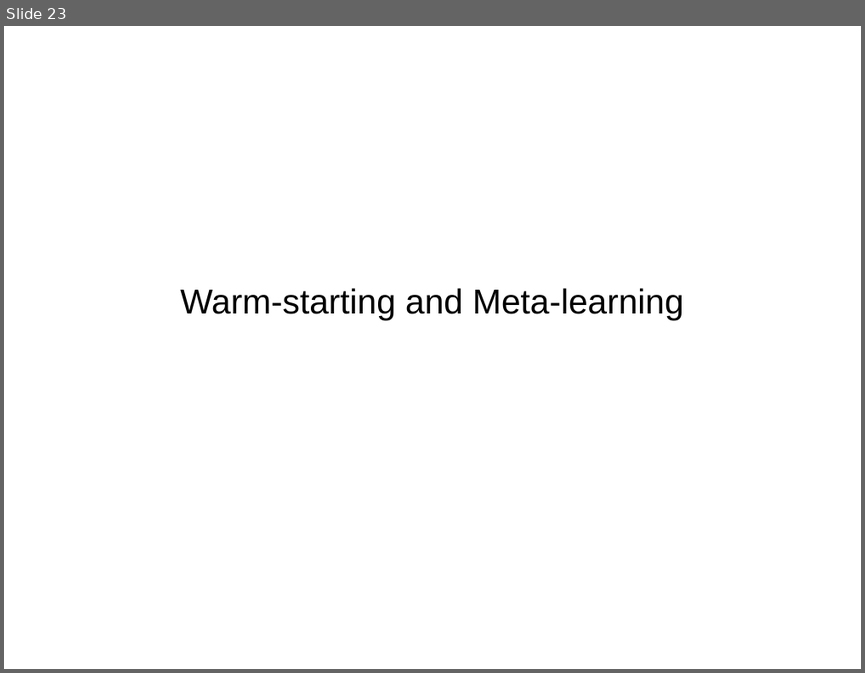
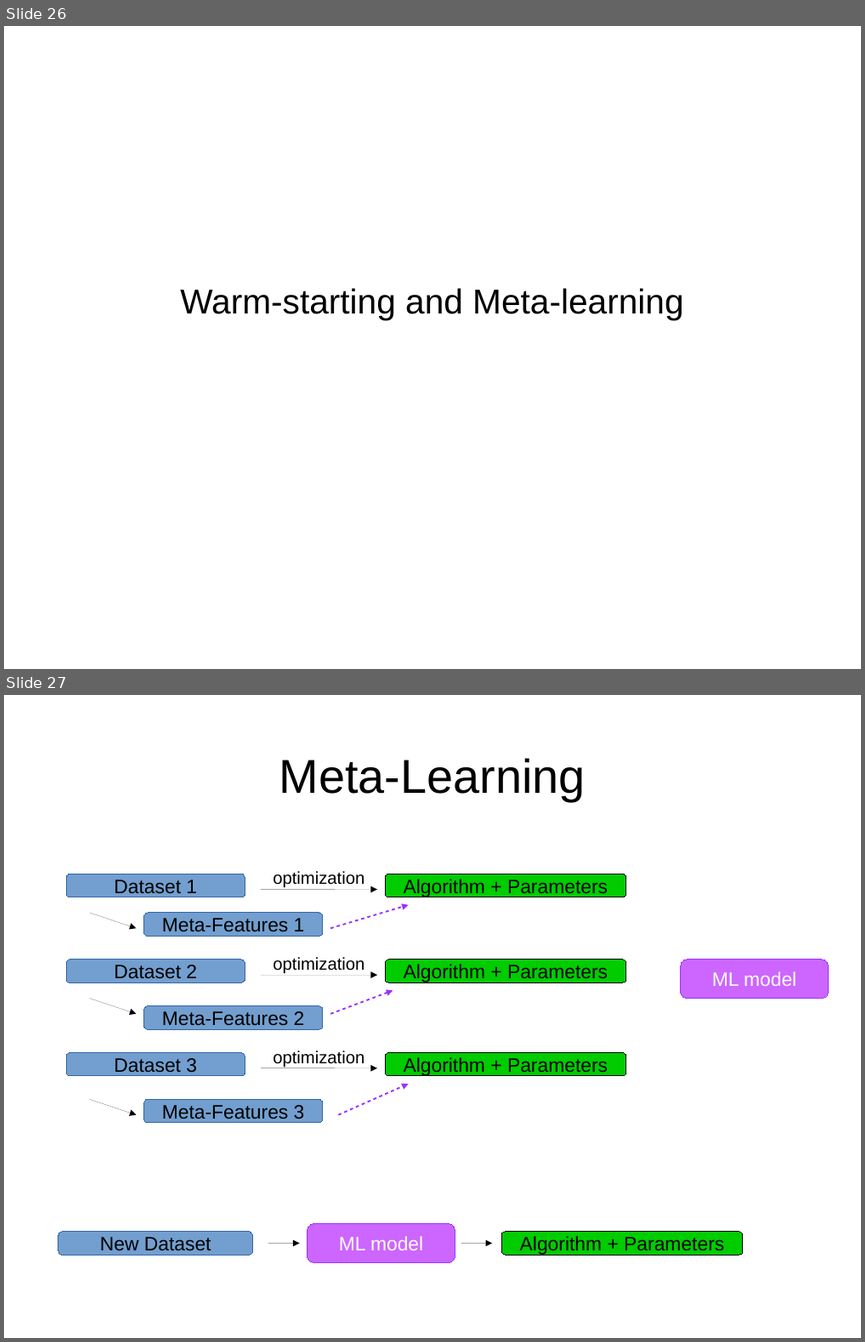
Before and after one commit to amueller/talks_odt, a slide deck: automating_machine_learning_scipy2016.odp. Shown one above the other, each under a label of ours: slide 23 before the commit, slides 26 and 27 after it. The pictures are 865x673 and 865x1342 pixels, drawn with LibreOffice and Linux fonts; fonts in the diff are those of the drawing. Boxes give left, top, right and bottom in pixels: in the first picture for what was removed or moved away, otherwise in the second. Text is boxed around its words. In the diff, an @@ line names an element or a change of style, - is before the commit and + after.

Commit message:
automatic machine learning script and polish

```diff
--- a/automating_machine_learning_scipy2016.odp
+++ b/automating_machine_learning_scipy2016.odp
@@ slide 27 added at (4,695,861,1338), background #FFFFFF @@
@@ title added at (279,758,585,801), 44 pt, text #000000 @@
+Meta-Learning
@@ rounded rectangle added at (66,873,245,897), fill #729FCF, outline #3465A4 0 pt, 18 pt, text #000000 @@
+Dataset 1
@@ line added at (261,890,377,890), outline #000000 0 pt, 16 pt, text #000000 @@
+optimization
@@ rounded rectangle added at (385,873,626,897), fill #00CC00, outline #000000 0 pt, 18 pt, text #000000 @@
+Algorithm + Parameters
@@ arrow added from (90, 913) to (136, 928), #000000 0 pt @@
@@ rounded rectangle added at (144,913,323,936), fill #729FCF, outline #3465A4 0 pt, 18 pt, text #000000 @@
+Meta-Features 1
@@ arrow added from (330, 928) to (409, 905), #9933FF 1.5 pt @@
@@ rounded rectangle added at (66,959,245,982), fill #729FCF, outline #3465A4 0 pt, 18 pt, text #000000 @@
+Dataset 2
@@ line added at (261,975,377,975), outline #000000 0 pt, 16 pt, text #000000 @@
+optimization
@@ rounded rectangle added at (385,959,626,982), fill #00CC00, outline #000000 0 pt, 18 pt, text #000000 @@
+Algorithm + Parameters
@@ rounded rectangle added at (681,959,828,998), fill #CC66FF, outline #9933FF 0 pt, 18 pt, text #FFFFFF @@
+ML model
@@ arrow added from (90, 998) to (136, 1014), #000000 0 pt @@
@@ arrow added from (330, 1014) to (392, 991), #9933FF 1.5 pt @@
@@ rounded rectangle added at (144,1006,323,1029), fill #729FCF, outline #3465A4 0 pt, 18 pt, text #000000 @@
+Meta-Features 2
@@ rounded rectangle added at (66,1053,245,1076), fill #729FCF, outline #3465A4 0 pt, 18 pt, text #000000 @@
+Dataset 3
@@ line added at (261,1068,377,1068), outline #000000 0 pt, 16 pt, text #000000 @@
+optimization
@@ rounded rectangle added at (385,1053,626,1076), fill #00CC00, outline #000000 0 pt, 18 pt, text #000000 @@
+Algorithm + Parameters
@@ arrow added from (90, 1100) to (136, 1115), #000000 0 pt @@
@@ rounded rectangle added at (144,1100,323,1123), fill #729FCF, outline #3465A4 0 pt, 18 pt, text #000000 @@
+Meta-Features 3
@@ arrow added from (338, 1115) to (409, 1083), #9933FF 1.5 pt @@
@@ rounded rectangle added at (307,1224,455,1263), fill #CC66FF, outline #9933FF 0 pt, 18 pt, text #FFFFFF @@
+ML model
@@ rounded rectangle added at (58,1231,253,1255), fill #729FCF, outline #3465A4 0 pt, 18 pt, text #000000 @@
+New Dataset
@@ arrow added from (268, 1243) to (300, 1243), #000000 0 pt @@
@@ arrow added from (461, 1243) to (492, 1243), #000000 0 pt @@
@@ rounded rectangle added at (501,1231,743,1255), fill #00CC00, outline #000000 0 pt, 18 pt, text #000000 @@
+Algorithm + Parameters
@@ what was slide 23 is now slide 26 @@
```
Also in this commit, not shown: 2 slides changed, 6 other slides added, 3 slides removed.
